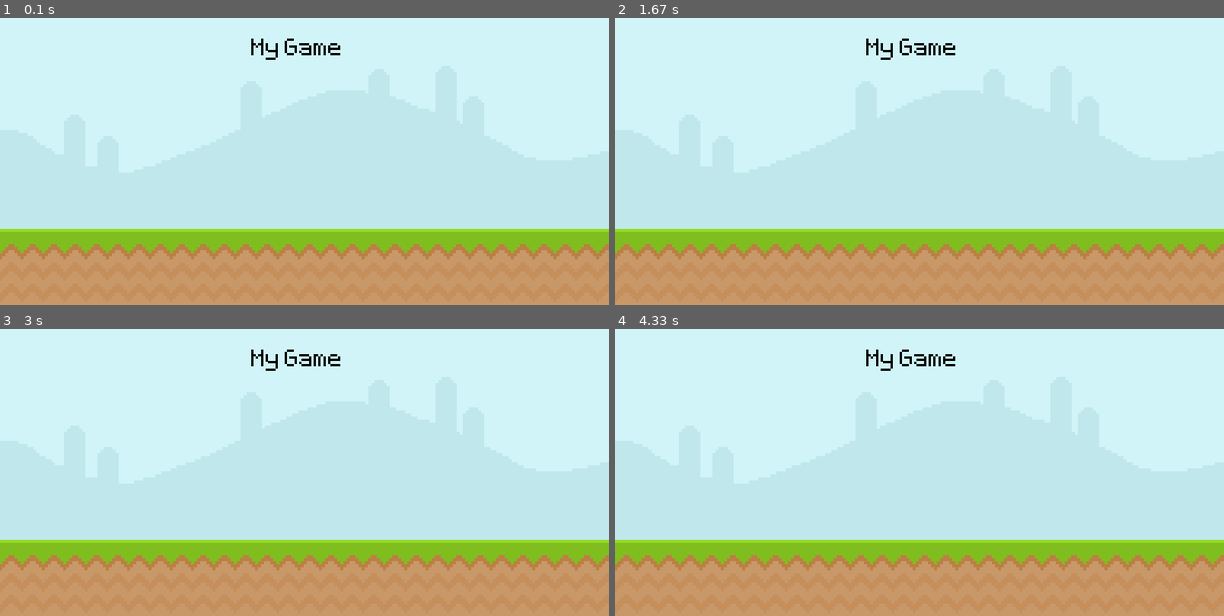
Above: before the commit, frames 1-4 (two rows, left to right).
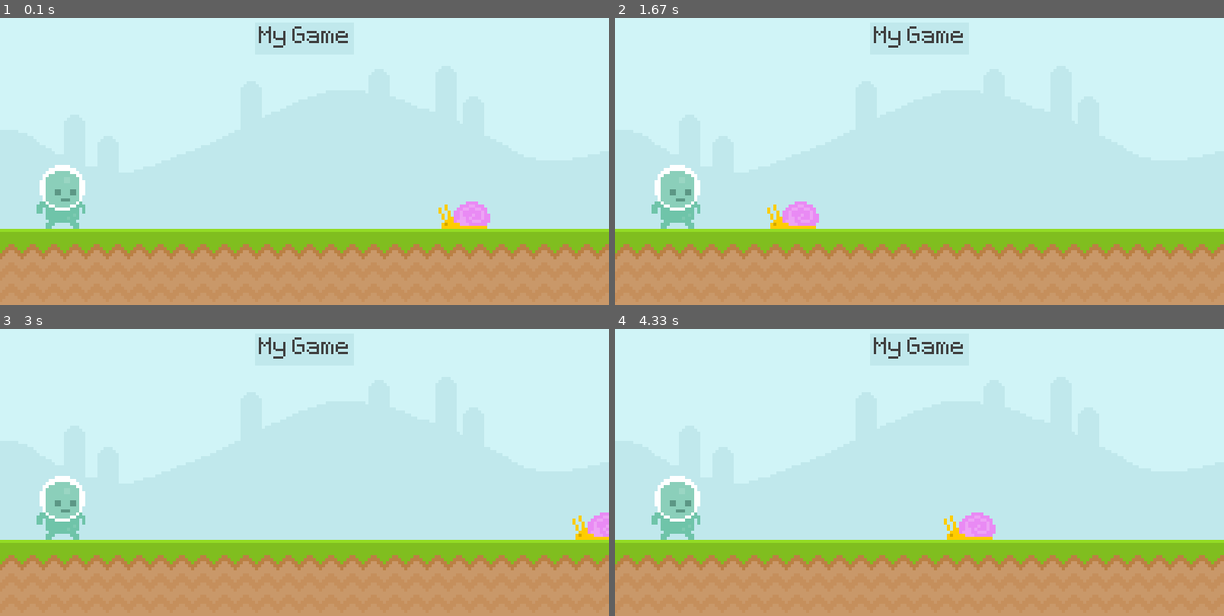
Above: after the commit, the same moments.

Repository: wrmacdonald/pygame-yt-intro
Game: pygame game, started from main.py
Two runs of this game, one before a commit and one after it. Both use one fixed random seed, a clock stepped at 60 frames per second and the inputs below.
Inputs (mouse positions are in pixels of both pictures, inside the frame that each line leads up to):
- Up to frame 1 (0.1 s): no input
- Up to frame 2 (1.67 s): click (675, 195) at 0.38 s
- Up to frame 3 (3 s): no input
- Up to frame 4 (4.33 s): no input

The runs differ from the first frame. In frame 1, 2.5% of the frame differs, in the area x 6-81%, y 2-74%; in frame 2, 2.5%; in frame 3, 2.3%; in frame 4, 2.5%.

Commit message:
add animation, positioning, collision detection
- add player & snail animations
- better positioning w/ rectangles
- collision detection

Diff:
--- a/main.py
+++ b/main.py
@@ -18,9 +18,18 @@
 # test_surface.fill('Red')
 
 # image surface
-sky_surface = pygame.image.load('graphics/Sky.png')
-ground_surface = pygame.image.load('graphics/ground.png')
-text_surface = test_font.render('My Game', False, 'Black')
+sky_surface = pygame.image.load('graphics/sky.png').convert()
+ground_surface = pygame.image.load('graphics/ground.png').convert()
+
+score_surf = test_font.render('My Game', False, (64, 64, 64))
+score_rect = score_surf.get_rect(center=(400, 50))
+
+snail_surf = pygame.image.load('graphics/snail/snail1.png').convert_alpha()
+snail_rect = snail_surf.get_rect(bottomleft=(600, 300))
+
+# rectangles for easier placement
+player_surf = pygame.image.load('graphics/player/player_walk_1.png').convert_alpha()
+player_rect = player_surf.get_rect(midbottom=(80, 300))
 
 while True:
     # event loop
@@ -28,11 +37,39 @@
         if event.type == pygame.QUIT:
             pygame.quit()
             exit()
+        if event.type == pygame.MOUSEBUTTONDOWN:
+            print('mouse down')
+        if event.type == pygame.MOUSEMOTION:
+            if player_rect.collidepoint(event.pos):
+                print('player/mouse collision')
 
     # place surfaces on display surface - (0,0) = top left
     screen.blit(sky_surface, (0, 0))
     screen.blit(ground_surface, (0, 300))
-    screen.blit(text_surface, (330, 50))
+    pygame.draw.rect(screen, '#c0e8ec', score_rect)
+    pygame.draw.rect(screen, '#c0e8ec', score_rect.inflate(10, 10))
+    screen.blit(score_surf, score_rect)
+
+    # draw line that follows mouse
+    # pygame.draw.line(screen, 'yellow', (0, 0), pygame.mouse.get_pos(), 10)
+
+    # snail animations
+    snail_rect.x -= 4
+    if snail_rect.right <= 0:
+        snail_rect.left = 800
+    screen.blit(snail_surf, snail_rect)
+    # print(player_rect.left)   # check player rect position
+    screen.blit(player_surf, player_rect)
+
+    # collisions - returns bool
+    if player_rect.colliderect(snail_rect):
+        print('snail/player collision')
+
+    # mouse position & collision point
+    # mouse_pos = pygame.mouse.get_pos()
+    # if player_rect.collidepoint(mouse_pos):
+    #     print('mouse/player collision')
+    #     print(pygame.mouse.get_pressed())
 
     # draw & update all elements
     pygame.display.update()
Binary file added: graphics/player/jump.png
Binary file added: graphics/player/player_stand.png
Binary file added: graphics/player/player_walk_1.png
Binary file added: graphics/player/player_walk_2.png
Binary file added: graphics/snail/snail1.png
Binary file added: graphics/snail/snail2.png
Not shown, added: graphics/.DS_Store
